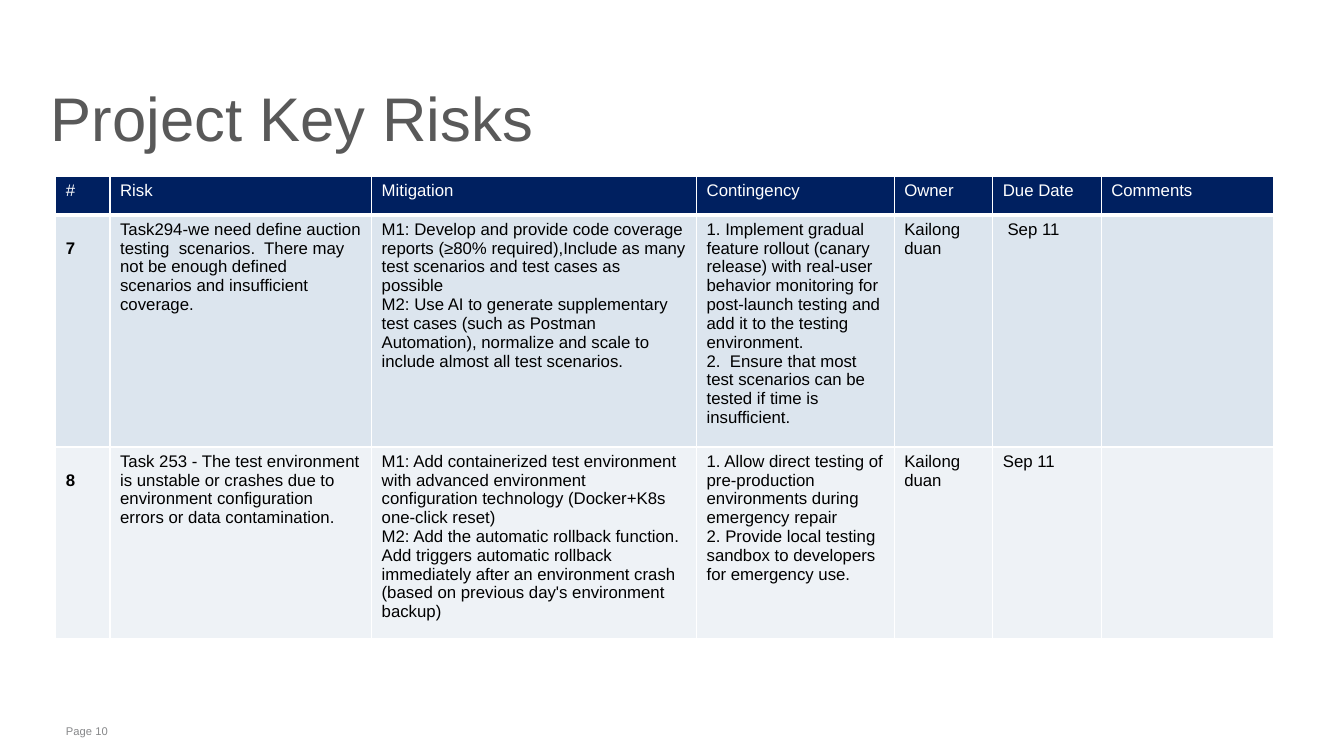
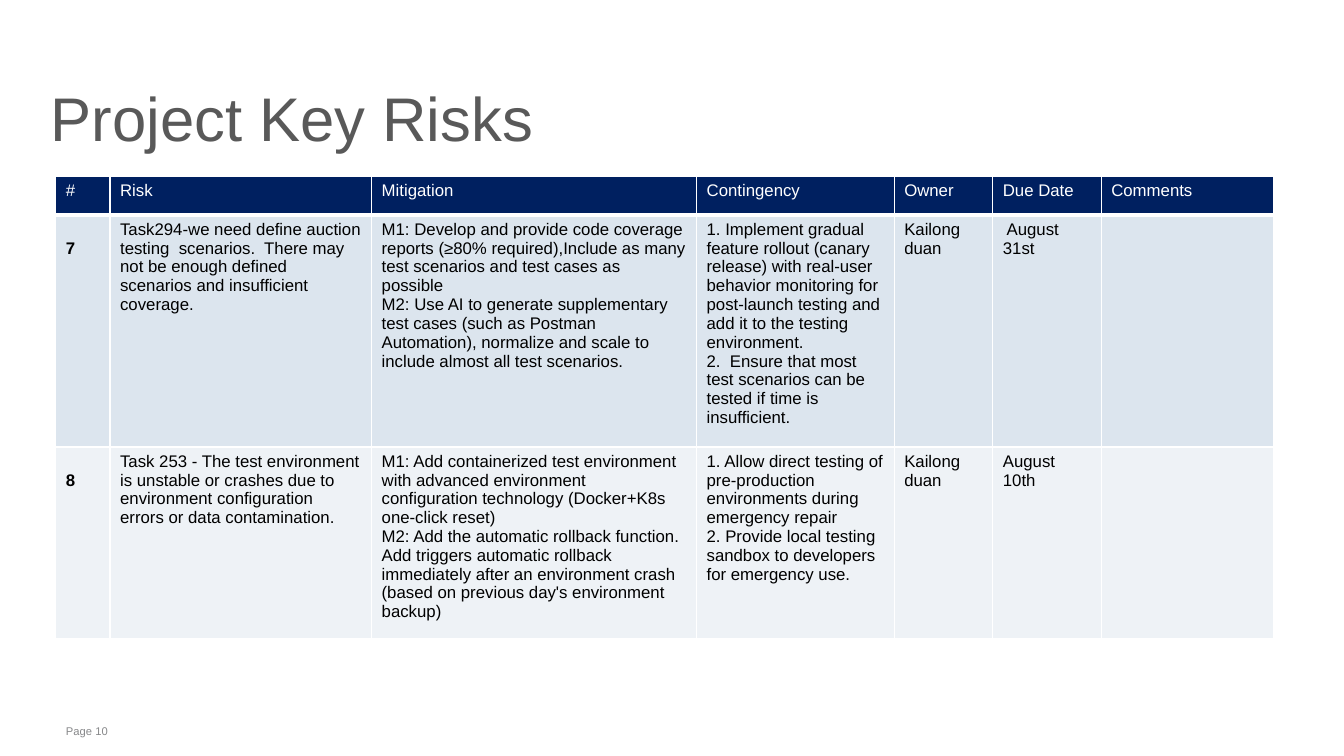
Before and after one commit to dkl520/cs7315_project, a slide deck: slide 10 of 3/group2 - proj3 (1).pptx. Drawn at 1344x756 pixels with LibreOffice and Linux fonts; fonts in the diff are those of the drawing. Boxes give left, top, right and bottom in pixels: in the first picture for what was removed or moved away, otherwise in the second. Text is boxed around its words. In the diff, an @@ line names an element or a change of style, - is before the commit and + after.

```diff
--- a/3/group2 - proj3 (1).pptx
+++ b/3/group2 - proj3 (1).pptx
@@ table at bbox=[55, 176, 1273, 636] @@
-row 2, column 6: Sep 11
+row 2, column 6: August 31st
-row 3, column 6: Sep 11
+row 3, column 6: August 10th
```
Also in this commit, not shown: 1 other slide changed.
